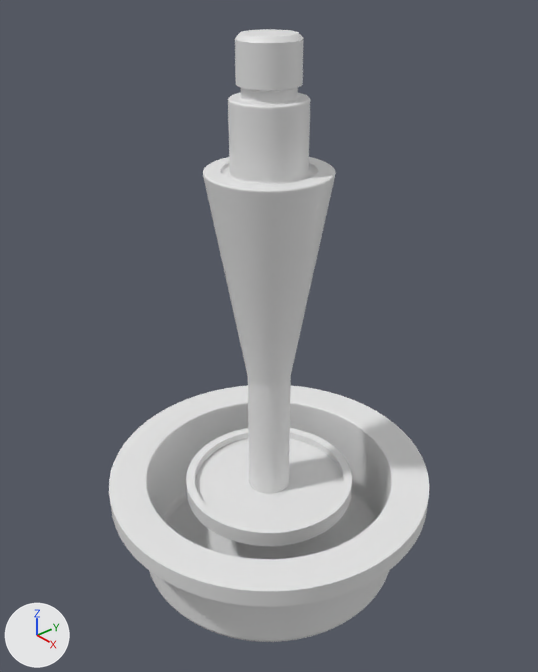
Before and after pictures for a commit that changed the Blender file HydrospringRubber.blend.
Both versions are drawn from a 50 mm camera at (12.05, -10.49, 8.68) aimed at (-0.01, 0.01, -0.04). Lighting does not change. The marker at lower left points along +X, +Y and +Z.

The first picture shows 'BezierCircle', 'BezierCircle.001'.
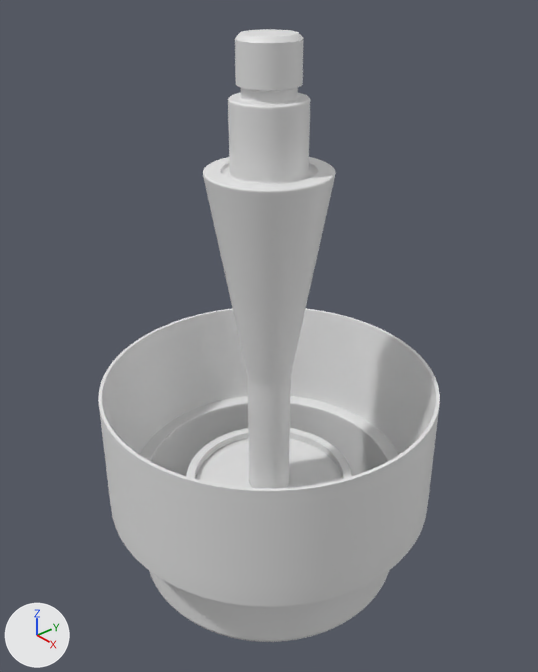
Commit message: Trace outer metal ring

Boxes (x1, y1, x2, y2) around the edits, measured in the pictures (538 x 672 px):
'BezierCircle.002', added
    after: (98, 308, 440, 591)

Patch to the scene script:
```diff
--- a/HydrospringRubber.blend.py
+++ b/HydrospringRubber.blend.py
@@ cu_beziercircle_002 @@
+cu_beziercircle_002 = bpy.data.curves.new('BezierCircle.002', 'CURVE')
+cu_beziercircle_002.dimensions = '3D'
+_sp = cu_beziercircle_002.splines.new('BEZIER'); _sp.bezier_points.add(3)
+_sp.bezier_points.foreach_set('co', [3.641, -4.104, 0.0, 4.13, -1.302, 0.0, 4.212, -1.301, 0.0, 4.247, -4.104, 0.0])
+_sp.bezier_points.foreach_set('handle_left', [3.641, -4.104, 0.0, 4.13, -1.302, 0.0, 4.212, -1.301, 0.0, 4.247, -4.104, 0.0])
+_sp.bezier_points.foreach_set('handle_right', [3.641, -4.104, 0.0, 4.13, -1.302, 0.0, 4.212, -1.301, 0.0, 4.247, -4.104, 0.0])
+_sp.order_u = 0
+_sp.order_v = 0
+_sp.use_cyclic_u = True
+cu_beziercircle_002.use_path = True
+cu_beziercircle_002.use_path_clamp = True
+cu_beziercircle_002.bevel_resolution = 0
+cu_beziercircle_002.fill_mode = 'HALF'
@@ ob_beziercircle_002 @@
+ob_beziercircle_002 = bpy.data.objects.new('BezierCircle.002', cu_beziercircle_002)
+ob_beziercircle_002.location = (0.0, 0.0, 0.0)
+ob_beziercircle_002.rotation_euler = (1.571, 0.0, 0.0)  # degrees (90, 0, 0)
+_m = ob_beziercircle_002.modifiers.new('Screw', 'SCREW')
+_m.steps = 64
+_m.render_steps = 64
+_m.axis = 'Y'
+_m.merge_threshold = 0.0
+_m = ob_beziercircle_002.modifiers.new('EdgeSplit', 'EDGE_SPLIT')
+_m.split_angle = 0.855
```
